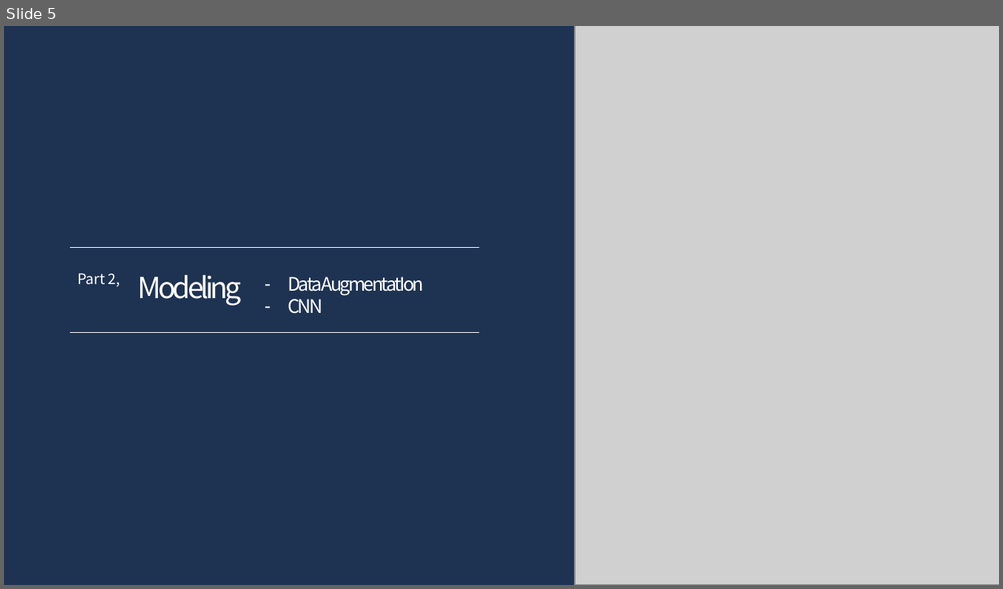
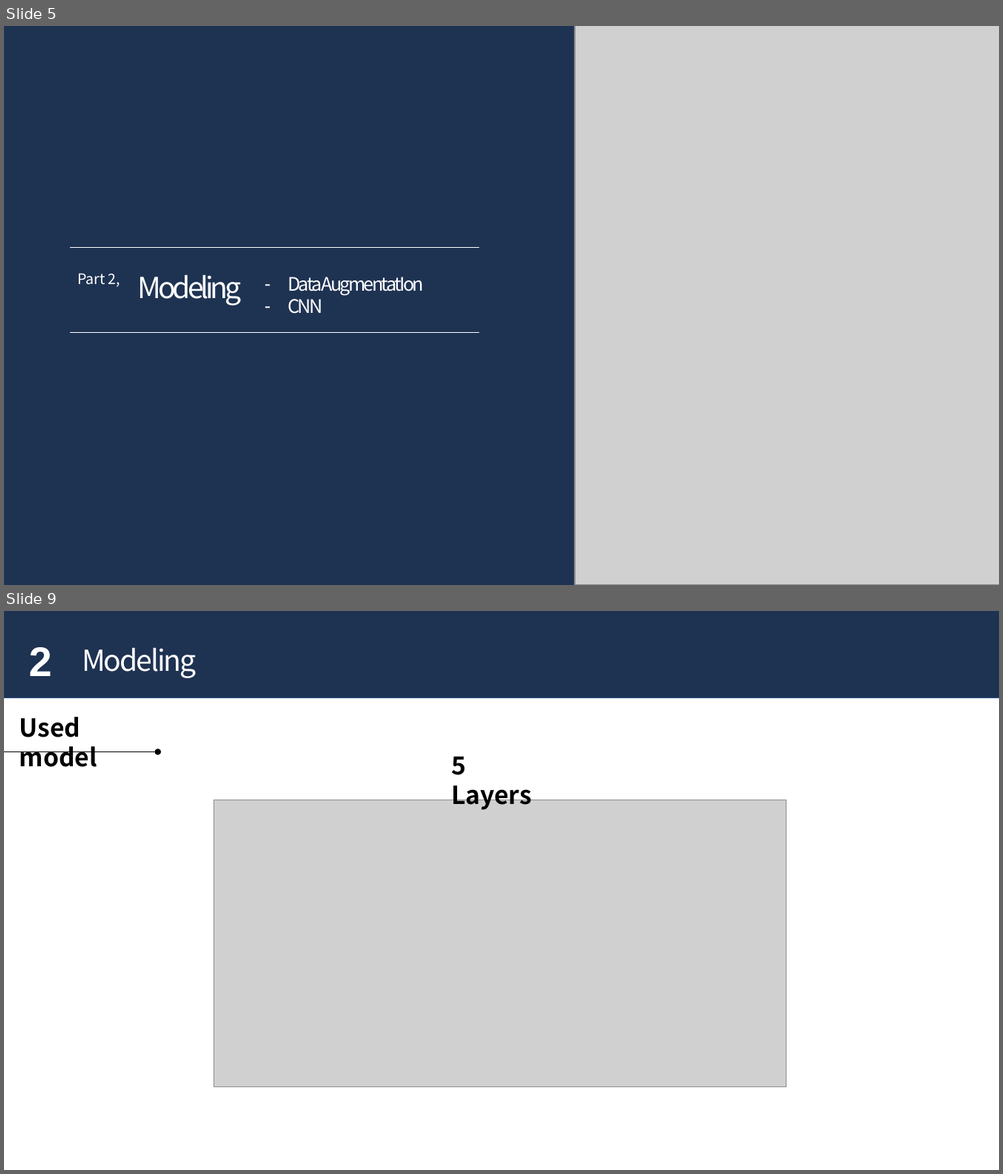
Before and after one commit to 2022-AI-project/Johoon_Auto_painting, a slide deck: 인공지능 발표 ppt.pptx. Shown one above the other, each under a label of ours: slide 5 before the commit, slides 5 and 9 after it; the slides between them are not shown. The pictures are 1003x589 and 1003x1174 pixels, drawn with LibreOffice and Linux fonts; fonts in the diff are those of the drawing; grey boxes stand for pictures. Boxes give left, top, right and bottom in pixels: in the first picture for what was removed or moved away, otherwise in the second. Text is boxed around its words. In the diff, an @@ line names an element or a change of style, - is before the commit and + after.

```diff
--- a/인공지능 발표 ppt.pptx
+++ b/인공지능 발표 ppt.pptx
@@ slide 9 added at (4, 611, 999, 1170), background #FFFFFF @@
@@ rectangle added at (4, 611, 999, 698), fill #1E3252, outline #325491 1 pt @@
@@ text added at (29, 647, 52, 676), 40 pt, text #FFFFFF, bold @@
+2
@@ text added at (82, 647, 196, 678), 28 pt, text #FFFFFF @@
+Modeling
@@ text added at (20, 717, 97, 767), 24 pt, text #000000, bold @@
+Used model
@@ arrow added from (4, 752) to (158, 752), #000000 0.5 pt @@
@@ text added at (451, 756, 532, 810), 24 pt, text #000000, bold @@
+5 Layers
@@ picture added at (214, 800, 787, 1088) @@
```
Also in this commit, not shown: 3 slides changed, 1 other slide added, 1 slide removed, 1 other file.
